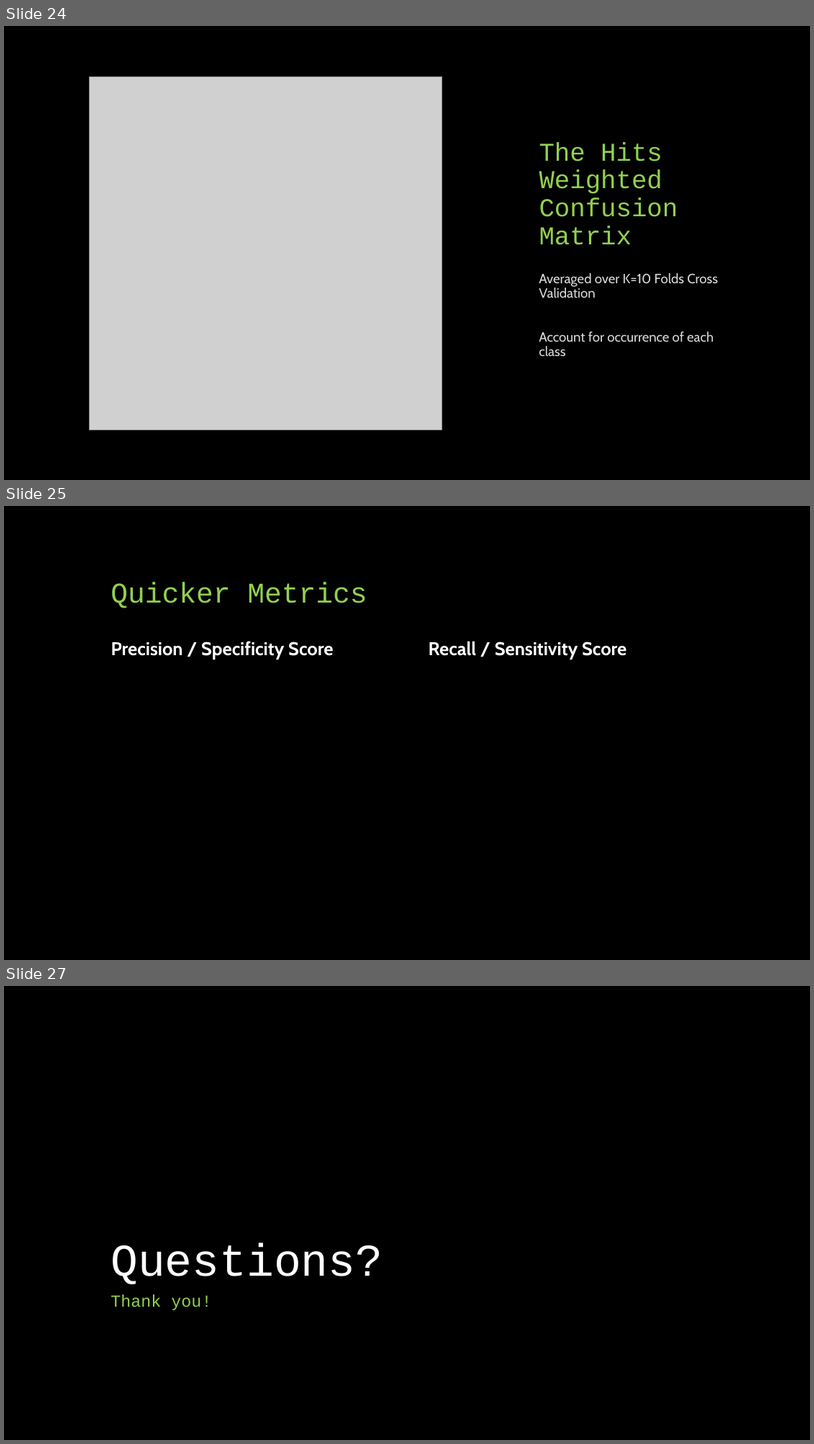
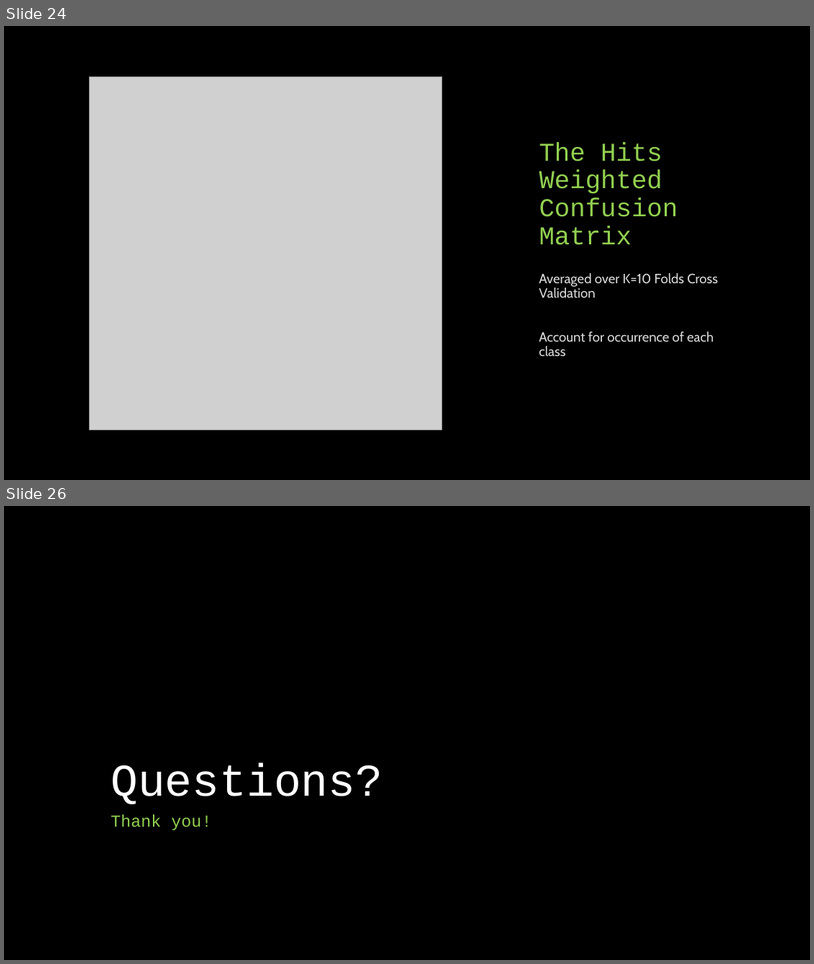
Before and after one commit to landonbuell/Buell-Senior-Thesis, a slide deck: Thesis/CapstonePresentaion/Classifying Chaotic Synthesizers with a Multimodal Neural Network.pptx. Shown one above the other, each under a label of ours: slides 24, 25 and 27 before the commit, slides 24 and 26 after it; the slides between them are not shown. The pictures are 814x1444 and 814x964 pixels, drawn with LibreOffice and Linux fonts; fonts in the diff are those of the drawing; grey boxes stand for pictures. Boxes give left, top, right and bottom in pixels: in the first picture for what was removed or moved away, otherwise in the second. Text is boxed around its words. In the diff, an @@ line names an element or a change of style, - is before the commit and + after.

```diff
--- a/Thesis/CapstonePresentaion/Classifying Chaotic Synthesizers with a Multimodal Neural Network.pptx
+++ b/Thesis/CapstonePresentaion/Classifying Chaotic Synthesizers with a Multimodal Neural Network.pptx
@@ slide 25 removed at [4, 506, 810, 960], background #000000 @@
@@ title removed at [111, 582, 367, 608] @@
-Quicker Metrics
@@ text removed at [111, 641, 333, 659] @@
-Precision / Specificity Score
@@ text removed at [429, 641, 627, 659] @@
-Recall / Sensitivity Score
@@ what was slide 27 is now slide 26 @@
```
Also in this commit, not shown: 3 slides changed, 2 slides added, 2 other slides removed, 2 other files.
